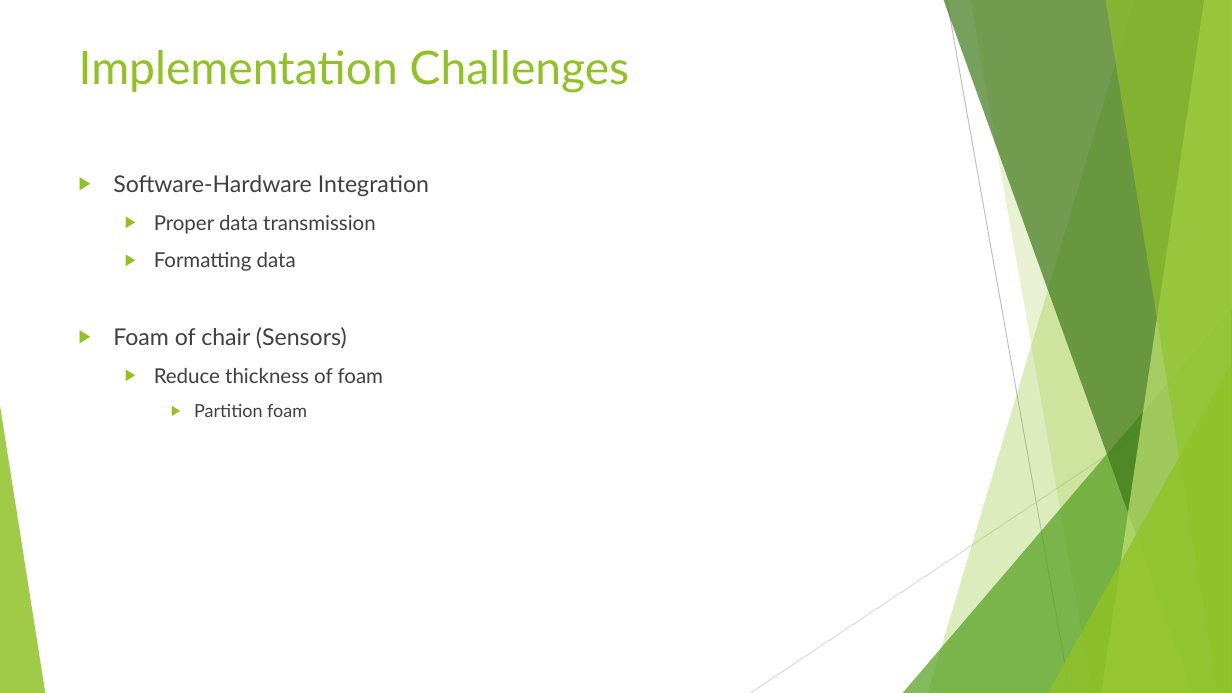
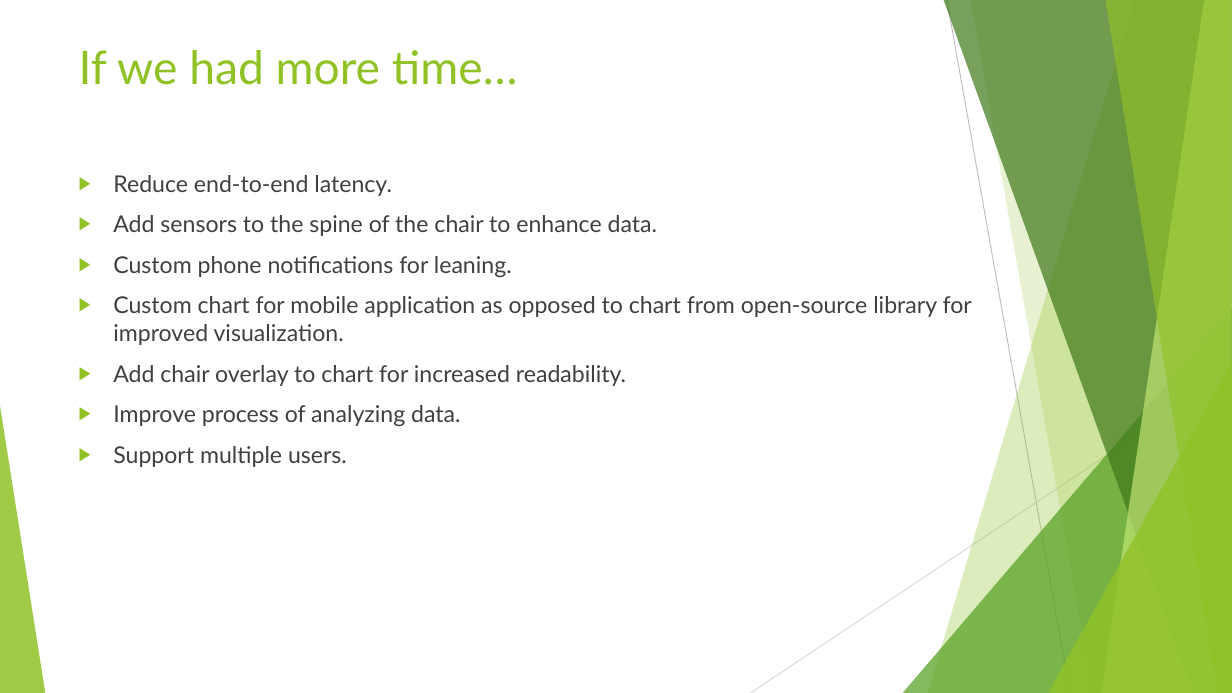
Before and after one commit to annavaykean/seniordesign_protoype, a slide deck: slide 34 of FinalPresentation.pptx. Drawn at 1232x693 pixels with LibreOffice and Linux fonts; fonts in the diff are those of the drawing. Boxes give left, top, right and bottom in pixels: in the first picture for what was removed or moved away, otherwise in the second. Text is boxed around its words. In the diff, an @@ line names an element or a change of style, - is before the commit and + after.

Commit message:
updated ppt

```diff
--- a/FinalPresentation.pptx
+++ b/FinalPresentation.pptx
@@ title at [79, 50, 517, 85]: text changed @@
-Implementation Challenges
+If we had more time…
@@ text at [113, 175, 972, 467]: text changed; size 16 to 18 pt @@
-▶ Software-Hardware Integration
-  ▶ Proper data transmission
-  ▶ Formatting data
-▶ Foam of chair (Sensors)
-  ▶ Reduce thickness of foam
-    ▶ Partition foam
+▶ Reduce end-to-end latency.
+▶ Add sensors to the spine of the chair to enhance data.
+▶ Custom phone notifications for leaning.
+▶ Custom chart for mobile application as opposed to chart from open-source library for improved visualization.
+▶ Add chair overlay to chart for increased readability.
+▶ Improve process of analyzing data.
+▶ Support multiple users.
```
